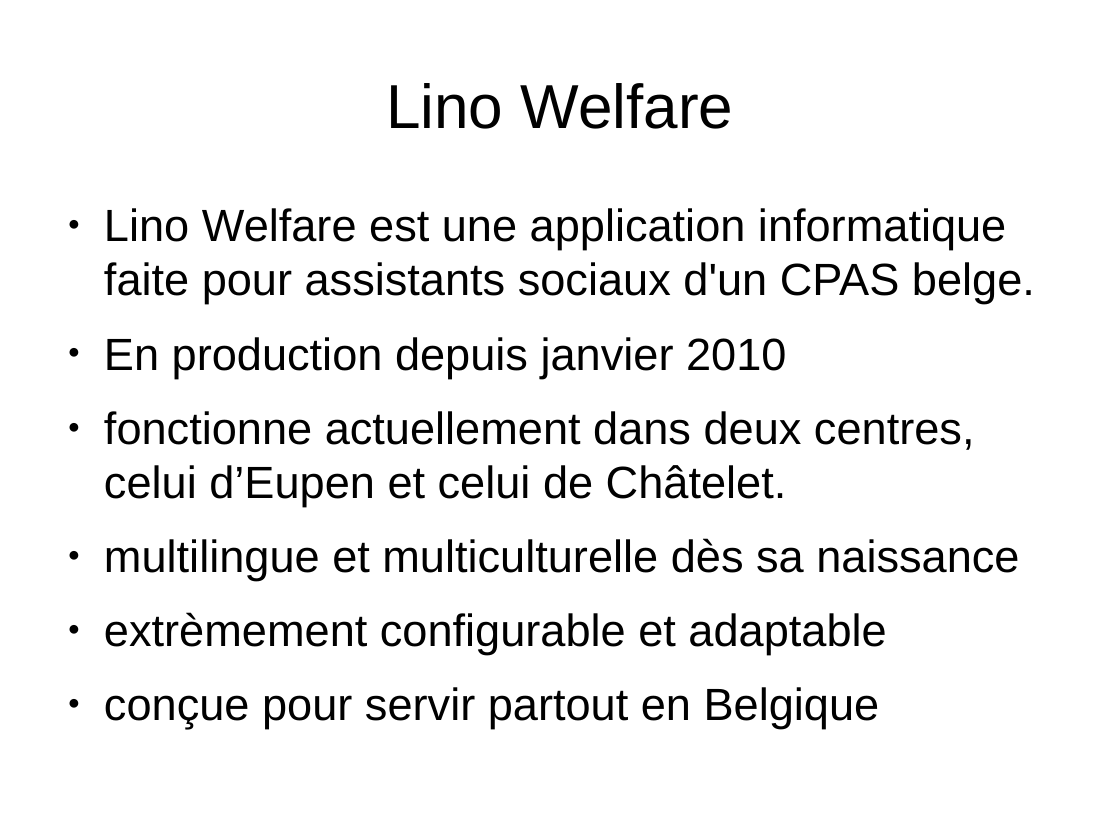
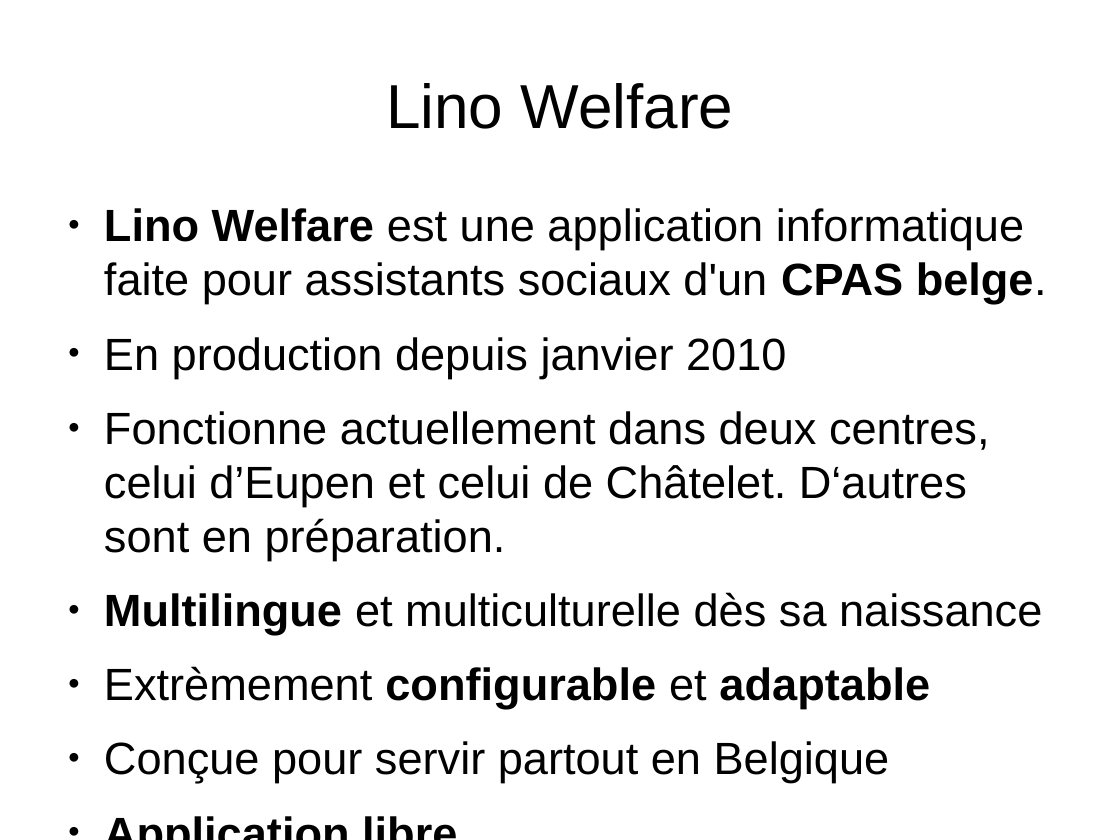
Before and after one commit to lino-framework/welfare, a slide deck: slide 2 of docs_fr/dl/tour_lino_welfare.odp (slide 1 before the commit). Drawn at 1120x840 pixels with LibreOffice and Linux fonts; fonts in the diff are those of the drawing. Boxes give left, top, right and bottom in pixels: in the first picture for what was removed or moved away, otherwise in the second. Text is boxed around its words. In the diff, an @@ line names an element or a change of style, - is before the commit and + after.

```diff
--- a/docs_fr/dl/tour_lino_welfare.odp
+++ b/docs_fr/dl/tour_lino_welfare.odp
@@ text at box(104, 208, 1047, 304): bold on in "Lino Welfare CPAS belge." @@
@@ text at box(104, 411, 1042, 783): text changed @@
-● fonctionne actuellement dans deux centres, celui d’Eupen et celui de Châtelet.
-● multilingue et multiculturelle dès sa naissance
-● extrèmement configurable et adaptable
-● conçue pour servir partout en Belgique
+● Fonctionne actuellement dans deux centres, celui d’Eupen et celui de Châtelet. D‘autres sont en préparation.
+● Multilingue et multiculturelle dès sa naissance
+● Extrèmement configurable et adaptable
+● Conçue pour servir partout en Belgique
+● Application libre
```
Also in this commit, not shown: 11 other slides changed, 17 slides added, 3 other files.
